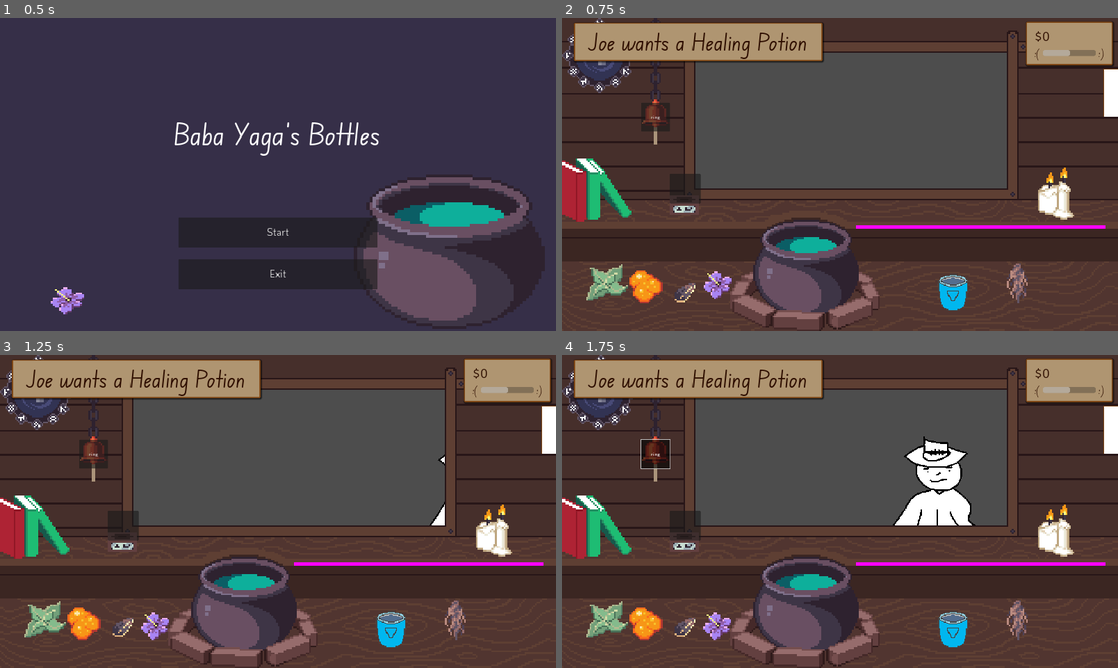
Above: before the commit, frames 1-4 (two rows, left to right).
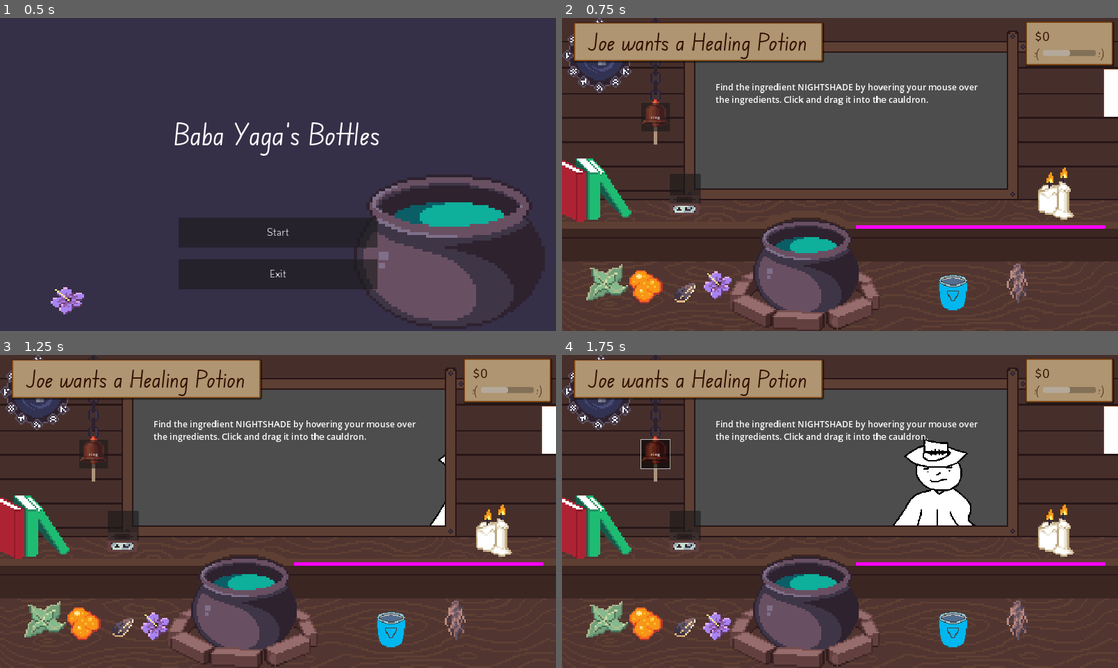
Above: after the commit, the same moments.

Repository: HuskyGameDev/2024s-team3
Game: Godot game, scene res://Scenes/UI/Title.tscn
The game is run twice, just before and just after one commit, with the same random seed, the same clock (stepped at 60 frames per second) and the same inputs.
Inputs:
- Up to frame 1 (0.5 s): no input
- Up to frame 2 (0.75 s): click "Start" at 0.5 s
- Up to frame 3 (1.25 s): no input
- Up to frame 4 (1.75 s): click "ring" at 1.25 s

Frame 1 is identical in both runs. In frame 2, 0.9% of the frame differs, in the area x 27-75%, y 20-28%; in frame 3, 0.9%; in frame 4, 0.9%.

Commit message:
simple tutorial

Diff:
--- a/Assets/Themes/UiTheme.tres
+++ b/Assets/Themes/UiTheme.tres
@@ -58,6 +58,7 @@
 shadow_offset = Vector2(2, 2)
 
 [resource]
+Button/font_sizes/font_size = 16
 Button/styles/focus = SubResource("StyleBoxFlat_av14e")
 Button/styles/hover = SubResource("StyleBoxFlat_0sg6c")
 Button/styles/normal = SubResource("StyleBoxFlat_w7ovi")
@@ -67,6 +68,7 @@
 Label/font_sizes/font_size = 35
 Label/fonts/font = ExtResource("1_vr6fn")
 PanelContainer/styles/panel = SubResource("StyleBoxFlat_v3qki")
+RichTextLabel/font_sizes/normal_font_size = 30
 TooltipLabel/base_type = &"Label"
 TooltipLabel/font_sizes/font_size = 40
 TooltipLabel/fonts/font = ExtResource("2_ui1ll")
--- a/Scenes/Screens/Main.tscn
+++ b/Scenes/Screens/Main.tscn
@@ -14,8 +14,9 @@
 [ext_resource type="Resource" uid="uid://bs5kplnr37gpi" path="res://Assets/Resources/Ingredients/sunflower_seeds.tres" id="8_ufrn0"]
 [ext_resource type="PackedScene" uid="uid://br236elfur261" path="res://Scenes/UI/Drawer.tscn" id="10_tnf6t"]
 [ext_resource type="Script" path="res://Scripts/ringBell.gd" id="13_klo3p"]
-[ext_resource type="PackedScene" uid="uid://cqjv8jg1x3rnd" path="res://Scenes/Crucible.tscn" id="15_a4pmo"]
+[ext_resource type="PackedScene" path="res://Scenes/Crucible.tscn" id="15_a4pmo"]
 [ext_resource type="PackedScene" uid="uid://c2qo8furksvda" path="res://Scenes/clock.tscn" id="16_17ho7"]
+[ext_resource type="Theme" uid="uid://b3qy32ccw0g8o" path="res://Assets/Themes/UiTheme.tres" id="17_5filg"]
 
 [sub_resource type="RectangleShape2D" id="RectangleShape2D_1aqou"]
 size = Vector2(417, 39.5)
@@ -111,6 +112,60 @@
 offset_top = 23.0
 offset_right = 1892.0
 offset_bottom = 134.0
+
+[node name="Tutorial" type="Control" parent="."]
+layout_mode = 3
+anchors_preset = 0
+theme = ExtResource("17_5filg")
+
+[node name="NightShadeText" type="RichTextLabel" parent="Tutorial"]
+layout_mode = 0
+offset_left = 530.0
+offset_top = 218.0
+offset_right = 1454.0
+offset_bottom = 326.0
+text = "Find the ingredient NIGHTSHADE by hovering your mouse over the ingredients. Click and drag it into the cauldron."
+fit_content = true
+
+[node name="ThistlerootText" type="RichTextLabel" parent="Tutorial"]
+visible = false
+layout_mode = 0
+offset_left = 534.0
+offset_top = 218.0
+offset_right = 1449.0
+offset_bottom = 258.0
+text = "Find the ingredient THISTLE ROOT. Drag it into the cauldron."
+fit_content = true
+
+[node name="CauldronText" type="RichTextLabel" parent="Tutorial"]
+visible = false
+layout_mode = 0
+offset_left = 534.0
+offset_top = 218.0
+offset_right = 1449.0
+offset_bottom = 258.0
+text = "Great! now click on the cauldron to extract your potion."
+fit_content = true
+
+[node name="PotionText" type="RichTextLabel" parent="Tutorial"]
+visible = false
+layout_mode = 0
+offset_left = 525.0
+offset_top = 216.0
+offset_right = 1450.0
+offset_bottom = 300.0
+text = "Great! Now place the potion on the pedestal under the bell and ring the bell."
+fit_content = true
+
+[node name="FinishText" type="RichTextLabel" parent="Tutorial"]
+visible = false
+layout_mode = 0
+offset_left = 526.0
+offset_top = 221.0
+offset_right = 1447.0
+offset_bottom = 347.0
+text = "Congratulations! You've served your first customer! You can find more ingredients in the inventory by clicking the white tab on the right."
+fit_content = true
 
 [node name="Drawer-inventory" parent="." instance=ExtResource("10_tnf6t")]
 custom_minimum_size = Vector2(600, 690)
--- a/Scripts/cauldron.gd
+++ b/Scripts/cauldron.gd
@@ -3,6 +3,7 @@
 var currentIngredients: Array[String] = []
 
 signal potion_made(potion:Potion)
+signal ingredient_added(id)
 
 func _on_body_enter_cauldron(body):
 	if body.get("object_type") == "Ingredient":
@@ -16,9 +17,9 @@
 		await tween.finished
 		## Add to cauldron array
 		var addedIngredient = body.get("object_data")
+		ingredient_added.emit(addedIngredient.id)
 		body.queue_free()
 		currentIngredients.push_back(addedIngredient.id)
-
 
 func _on_cauldron_input_event(_viewport, _event, _shape_idx):
 	if Input.is_action_just_pressed("click"):
--- a/Scripts/main.gd
+++ b/Scripts/main.gd
@@ -8,10 +8,39 @@
 	GameTime.end_of_day.connect(func(): get_tree().change_scene_to_file("res://Scenes/Screens/NightMenu.tscn"));
 	var drawer = get_node("Drawer-inventory")
 	var pedestal = get_node("Pedestal")
+	var cauldron = $"Cauldron"
+	var bell = $"ringBell"
+	bell.CorrectGoToCustSpawner.connect(next_step)
+	cauldron.ingredient_added.connect(next_step)
 	drawer.make_inv_object.connect(_on_inv_dragged) #moving object out of inventory
 	pedestal.make_ped_object.connect(_on_ped_pressed) #moving object out of pedestal
+	# Called when the node enters the scene tree for the first time.
+
+func next_step(id): #tutorial progression
+	if id == "nightshade_petals" && get_node("Tutorial/NightShadeText").visible == true:
+		get_node("Tutorial/NightShadeText").visible = false
+		get_node("Tutorial/ThistlerootText").visible = true
+	elif id == "thistle_root" && get_node("Tutorial/ThistlerootText").visible == true:
+		get_node("Tutorial/ThistlerootText").visible = false
+		get_node("Tutorial/CauldronText").visible = true
+	elif id == "healing_potion" && get_node("Tutorial/CauldronText").visible == true:
+		get_node("Tutorial/CauldronText").visible = false
+		get_node("Tutorial/PotionText").visible = true
+	elif id == "healing_potion" && get_node("Tutorial/CauldronText").visible == true:
+		get_node("Tutorial/CauldronText").visible = false
+		get_node("Tutorial/PotionText").visible = true
+	elif id == "healing_potion" && get_node("Tutorial/PotionText").visible == true:
+		get_node("Tutorial/PotionText").visible = false
+		get_node("Tutorial/FinishText").visible = true
+		await get_tree().create_timer(8).timeout
+		get_node("Tutorial/NightShadeText").visible = false
+		get_node("Tutorial/ThistlerootText").visible = false
+		get_node("Tutorial/CauldronText").visible = false
+		get_node("Tutorial/PotionText").visible = false
+		get_node("Tutorial/FinishText").visible = false
 
 func _on_cauldron_potion_made(potion:Potion):
+	next_step(potion.id)
 	var newPotionObj = PotionScene.instantiate()
 	newPotionObj.setType(potion)
 	newPotionObj.global_position = $"Cauldron".global_position - Vector2(0, 100)
--- a/Scripts/pedestal.gd
+++ b/Scripts/pedestal.gd
@@ -44,7 +44,7 @@
 		curIcon.texture = null
 
 
-func _on_customer_take_potion():
+func _on_customer_take_potion(id):
 	curIcon.texture = null
 	item = null
 	held = null
--- a/Scripts/ringBell.gd
+++ b/Scripts/ringBell.gd
@@ -9,11 +9,11 @@
 
 
 func _on_pedestal_send_to_bell(item):
-	potionOnPedestal = item.name
+	potionOnPedestal = item.id
 
 
 func _on_customer_spawner_order_to_bell(data):
-	custOrder = data.order.name
+	custOrder = data.order.id
 	orderPrice = data.orderPrice
 	orderRep = data.reputationChange
 
@@ -21,7 +21,7 @@
 	if !potionOnPedestal: return
 	if custOrder == potionOnPedestal:
 		print("correct order!")
-		CorrectGoToCustSpawner.emit() # send another one, get ride of this guy
+		CorrectGoToCustSpawner.emit(potionOnPedestal) # send another one, get ride of this guy
 		potionOnPedestal = ""
 		PlayerData.changeMoney(orderPrice)
 		PlayerData.changeReputation(orderRep)
--- a/Scripts/spawnCustomers.gd
+++ b/Scripts/spawnCustomers.gd
@@ -106,7 +106,7 @@
 			nextCust()
 
 
-func _on_ring_bell_correct_go_to_cust_spawner(): # code gets here when there is a correct order
+func _on_ring_bell_correct_go_to_cust_spawner(id): # code gets here when there is a correct order
 	print(currentCustomer.data.customerName, " recieved a ",  currentCustomer.data.order.name)
 	walkOut = true
 	o = 0 # need a reset
Not shown: 1 places in Scenes/Screens/Main.tscn that only renumber resources
